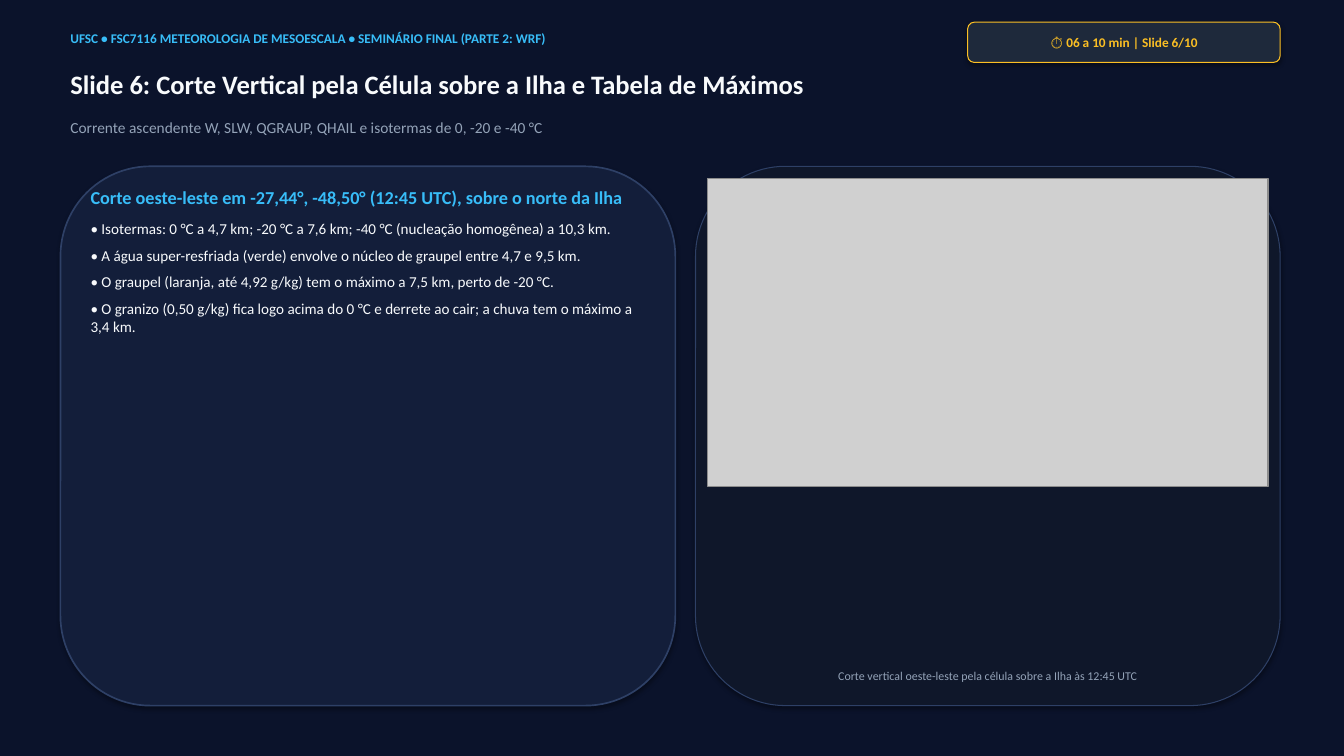
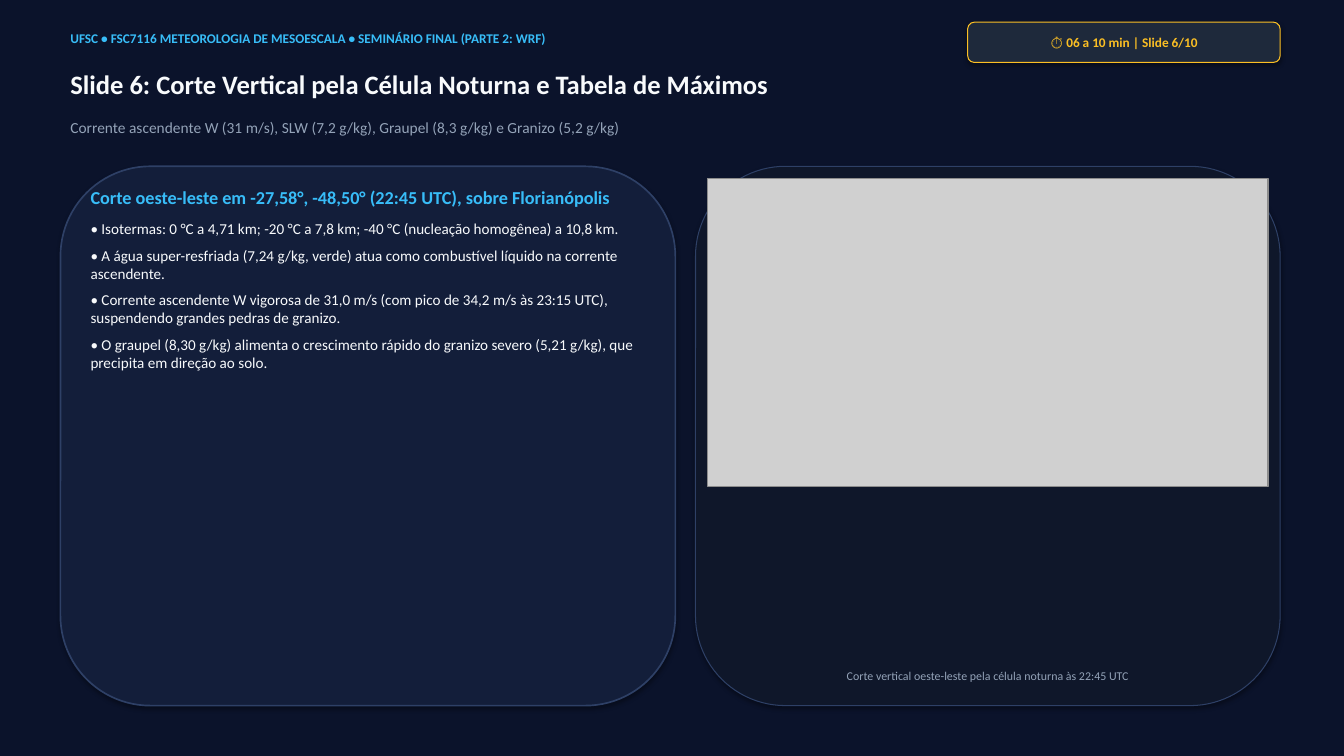
Before and after one commit to reinaldohaas/tarefa-meso, a slide deck: slide 6 of apresentacao/apresentacao_wrf_granizo.pptx. Drawn at 1344x756 pixels with LibreOffice and Linux fonts; fonts in the diff are those of the drawing; grey boxes stand for pictures. Boxes give left, top, right and bottom in pixels: in the first picture for what was removed or moved away, otherwise in the second. Text is boxed around its words. In the diff, an @@ line names an element or a change of style, - is before the commit and + after.

Commit message:
Simulacao e animacao 3D da tempestade severa noturna de granizo (22:45 UTC): rotacao 360, camadas despidas/vestidas e cores individuais

```diff
--- a/apresentacao/apresentacao_wrf_granizo.pptx
+++ b/apresentacao/apresentacao_wrf_granizo.pptx
@@ text at (70,75,768,99): text changed @@
-Slide 6: Corte Vertical pela Célula sobre a Ilha e Tabela de Máximos
+Slide 6: Corte Vertical pela Célula Noturna e Tabela de Máximos
@@ text at (70,122,619,136): text changed @@
-Corrente ascendente W, SLW, QGRAUP, QHAIL e isotermas de 0, -20 e -40 °C
+Corrente ascendente W (31 m/s), SLW (7,2 g/kg), Graupel (8,3 g/kg) e Granizo (5,2 g/kg)
@@ text at (91,190,632,371): text changed @@
-Corte oeste-leste em -27,44°, -48,50° (12:45 UTC), sobre o norte da Ilha
-• Isotermas: 0 °C a 4,7 km; -20 °C a 7,6 km; -40 °C (nucleação homogênea) a 10,3 km.
-• A água super-resfriada (verde) envolve o núcleo de graupel entre 4,7 e 9,5 km.
-• O graupel (laranja, até 4,92 g/kg) tem o máximo a 7,5 km, perto de -20 °C.
-• O granizo (0,50 g/kg) fica logo acima do 0 °C e derrete ao cair; a chuva tem o máximo a 3,4 km.
+Corte oeste-leste em -27,58°, -48,50° (22:45 UTC), sobre Florianópolis
+• Isotermas: 0 °C a 4,71 km; -20 °C a 7,8 km; -40 °C (nucleação homogênea) a 10,8 km.
+• A água super-resfriada (7,24 g/kg, verde) atua como combustível líquido na corrente ascendente.
+• Corrente ascendente W vigorosa de 31,0 m/s (com pico de 34,2 m/s às 23:15 UTC), suspendendo grandes pedras de granizo.
+• O graupel (8,30 g/kg) alimenta o crescimento rápido do granizo severo (5,21 g/kg), que precipita em direção ao solo.
@@ text at (847,672,1129,682): text changed @@
-Corte vertical oeste-leste pela célula sobre a Ilha às 12:45 UTC
+Corte vertical oeste-leste pela célula noturna às 22:45 UTC
```
Also in this commit, not shown: 6 other slides changed, 22 other files.
